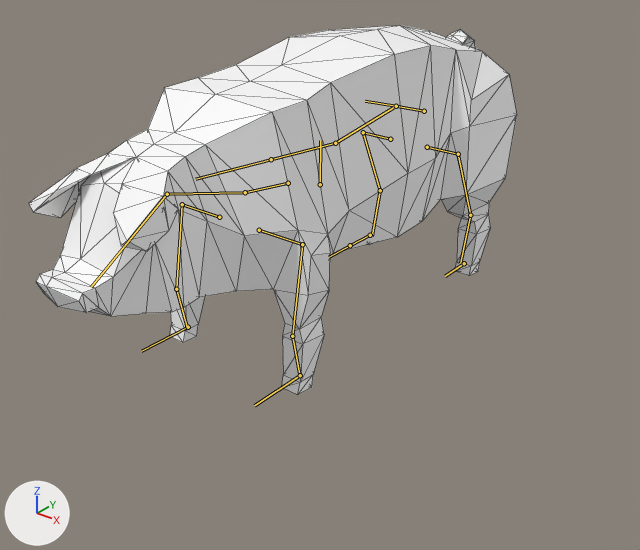
The glTF model dist-wax/assets/rig-a-jig/Pig_skinned.glb, before and after one commit.
Rendered twice from a 50 mm camera at (8.45, -10.55, 7.23) aimed at (0.83, -1.02, 1.33). The lights are fixed; the arrows at lower left show +X, +Y and +Z. The first picture is the older version. The bones that change, and the others that lie on the model, are drawn over the model as lines. Mesh edges are drawn as thin lines.

Objects in the first picture: 'Pig'.
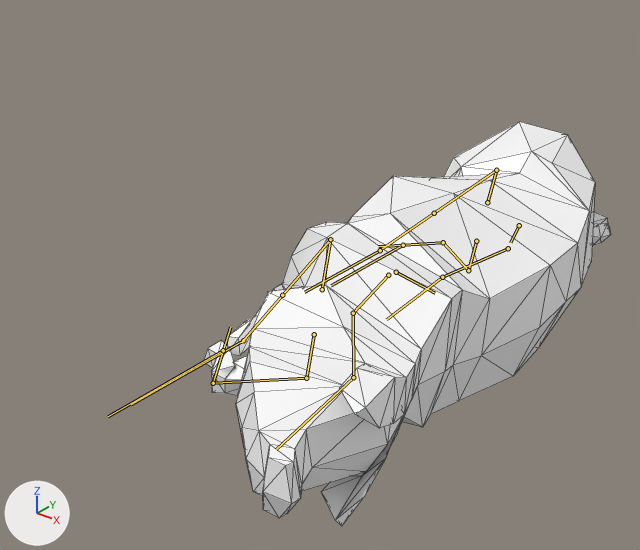
The newer file adds an action. The first version stands in its rest pose; the second is drawn at frame 26 of the action 'Death'.

The change in detail:
Bone 'FrontFoot.R' (bone_frontfoot_r) moves from (0.0, 0.0, 0.0) to (1.25, 0.0, -0.2).
Bone 'FrontFoot.R' (bone_frontfoot_r) turns from (0, 0, 0) to (0, -93, 0) degrees about its own x, y and z.
Bone 'Body' (bone_body) moves from (0.0, 0.0, 0.0) to (1.53, -1.11, 0.0).
Bone 'Body' (bone_body) turns from (0, 0, 0) to (0, 0, -101) degrees about its own x, y and z.
Bone 'FrontLeg.R' (bone_frontleg_r) turns from (0, 0, 0) to (0, -11, 0) degrees about its own x, y and z.
Bone 'FrontUpLeg.R' (bone_frontupleg_r) turns from (0, 0, 0) to (0, 0, -63) degrees about its own x, y and z.
Bone 'FrontLowLeg.R' (bone_frontlowleg_r) turns from (0, 0, 0) to (-22, 0, 0) degrees about its own x, y and z.
Bone 'BackLeg.R' (bone_backleg_r) turns from (0, 0, 0) to (0, 39, 0) degrees about its own x, y and z.
Bone 'BackUpLeg.R' (bone_backupleg_r) turns from (0, 0, 0) to (0, 0, -53) degrees about its own x, y and z.
Bone 'BackLowLeg.R' (bone_backlowleg_r) turns from (0, 0, 0) to (40, 0, 0) degrees about its own x, y and z.
Bone 'FrontLeg.L' (bone_frontleg_l) turns from (0, 0, 0) to (0, -37, 0) degrees about its own x, y and z.
Bone 'FrontUpLeg.L' (bone_frontupleg_l) turns from (0, 0, 0) to (0, 0, -6) degrees about its own x, y and z.
Bone 'FrontLowLeg.L' (bone_frontlowleg_l) turns from (0, 0, 0) to (81, 0, 0) degrees about its own x, y and z.
Bone 'BackLeg.L' (bone_backleg_l) turns from (0, 0, 0) to (0, 16, 0) degrees about its own x, y and z.
Bone 'BackUpLeg.L' (bone_backupleg_l) turns from (0, 0, 0) to (0, 0, -11) degrees about its own x, y and z.
Bone 'BackLowLeg.L' (bone_backlowleg_l) turns from (0, 0, 0) to (-65, 0, 0) degrees about its own x, y and z.
Bone 'Shoulders' (bone_shoulders) moves from (0.0, 0.0, 0.0) to (0.39, 0.14, 0.11).
Bone 'Shoulders' (bone_shoulders) turns from (0, 0, 0) to (-1, -4, 6) degrees about its own x, y and z.
Bone 'Neck' (bone_neck) turns from (0, 0, 0) to (21, 2, -11) degrees about its own x, y and z.
Bone 'Head' (bone_head) turns from (0, 0, 0) to (17, -2, 0) degrees about its own x, y and z.
Bone 'BackFoot.R' (bone_backfoot_r) moves from (0.0, 0.0, 0.0) to (0.77, 0.75, -0.14).
Bone 'BackFoot.R' (bone_backfoot_r) turns from (0, 0, 0) to (0, -93, 0) degrees about its own x, y and z.
Bone 'FrontFoot.L' (bone_frontfoot_l) moves from (0.0, 0.0, 0.0) to (-1.31, 0.28, -0.08).
Bone 'FrontFoot.L' (bone_frontfoot_l) turns from (0, 0, 0) to (0, -113, 0) degrees about its own x, y and z.
Bone 'BackFoot.L' (bone_backfoot_l) moves from (0.0, 0.0, 0.0) to (-1.2, 0.28, -0.15).
Bone 'BackFoot.L' (bone_backfoot_l) turns from (0, 0, 0) to (0, -113, 0) degrees about its own x, y and z.

Boxes [x1, y1, x2, y2] around the edits, measured in the pictures (640 x 550 px):
'Pig', posed (17% narrower, 9% taller): before [29, 25, 517, 394]; after [204, 122, 610, 526]
bone 'FrontFoot.R', root to tip: before (188, 327) to (141, 351); after (243, 340) to (131, 404)
bone 'Body', root to tip: before (320, 184) to (320, 140); after (396, 272) to (435, 293)
bone 'FrontLeg.R', root to tip: before (219, 217) to (182, 204); after (322, 289) to (330, 239)
bone 'FrontUpLeg.R', root to tip: before (182, 204) to (176, 289); after (330, 239) to (282, 295)
bone 'FrontLowLeg.R', root to tip: before (176, 289) to (187, 327); after (282, 295) to (241, 342)
bone 'BackLeg.R', root to tip: before (390, 139) to (363, 132); after (487, 202) to (496, 170)
bone 'BackUpLeg.R', root to tip: before (363, 132) to (380, 190); after (496, 170) to (434, 213)
bone 'BackLowLeg.R', root to tip: before (380, 190) to (372, 236); after (434, 213) to (378, 251)
bone 'FrontLeg.L', root to tip: before (259, 230) to (302, 244); after (314, 334) to (306, 378)
bone 'FrontUpLeg.L', root to tip: before (302, 244) to (292, 336); after (306, 378) to (213, 383)
bone 'FrontLowLeg.L', root to tip: before (292, 336) to (300, 376); after (213, 383) to (230, 327)
bone 'BackLeg.L', root to tip: before (427, 147) to (458, 154); after (476, 241) to (468, 270)
bone 'BackUpLeg.L', root to tip: before (458, 154) to (470, 215); after (468, 270) to (443, 242)
bone 'BackLowLeg.L', root to tip: before (470, 215) to (460, 263); after (443, 242) to (378, 246)
bone 'Shoulders', root to tip: before (288, 183) to (245, 192); after (388, 275) to (353, 313)
bone 'Neck', root to tip: before (245, 192) to (167, 194); after (353, 313) to (353, 377)
bone 'Head', root to tip: before (167, 194) to (91, 287); after (353, 377) to (276, 449)
bone 'BackFoot.R', root to tip: before (370, 235) to (350, 245); after (380, 250) to (304, 292)
bone 'FrontFoot.L', root to tip: before (300, 375) to (254, 405); after (223, 350) to (108, 416)
bone 'BackFoot.L', root to tip: before (464, 263) to (445, 276); after (403, 245) to (331, 285)
